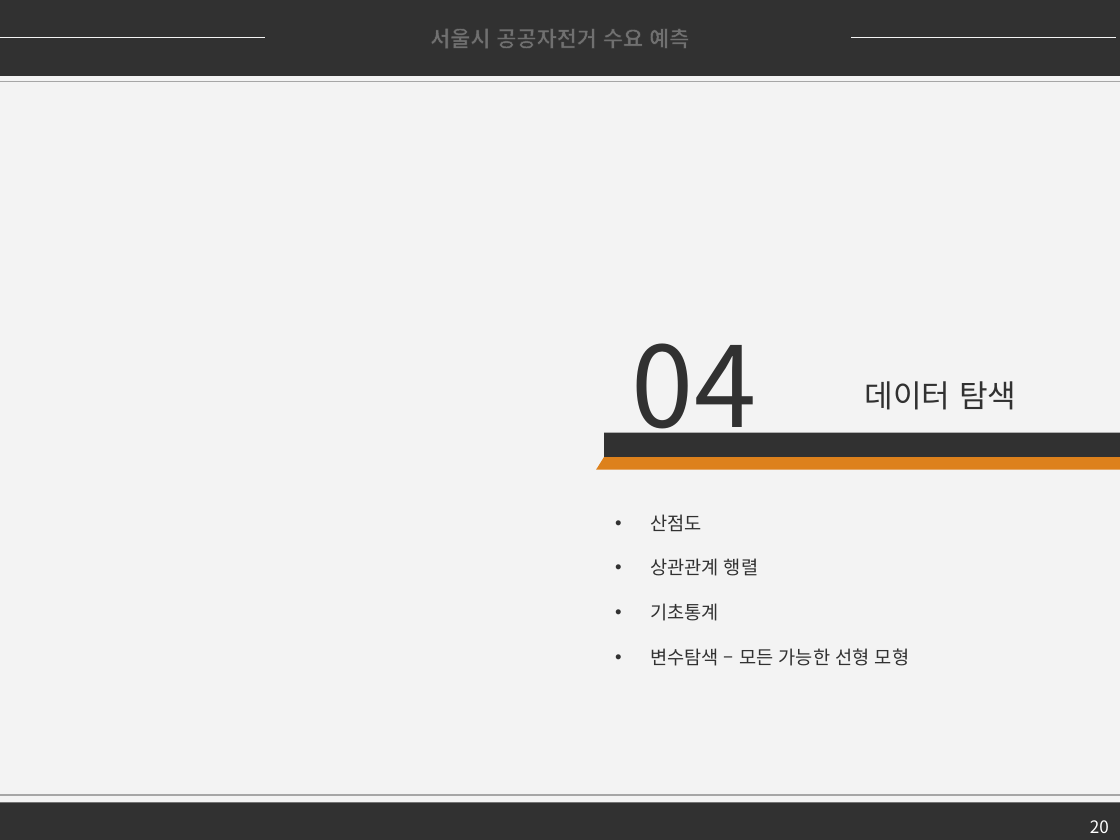
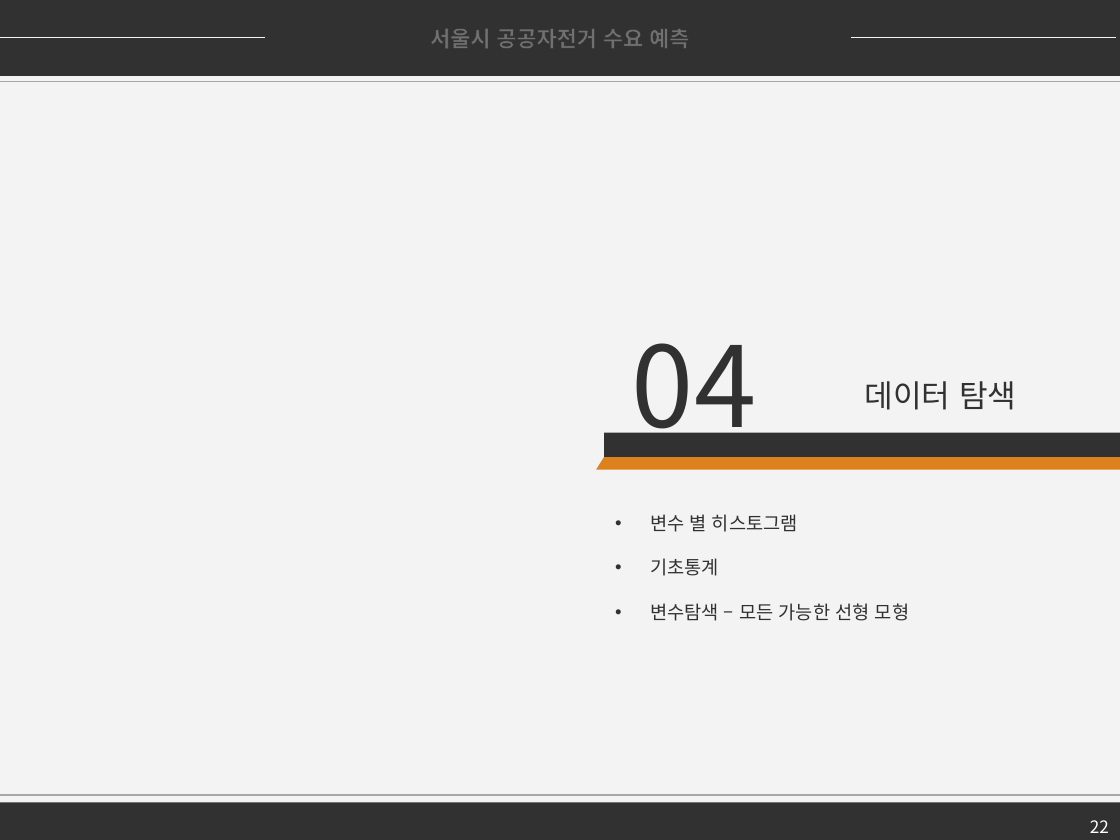
Before and after one commit to firstock/proj_sponge_bicycle, a slide deck: slide 22 of 서울시 공유자전거 수요 예측.pptx (slide 20 before the commit). Drawn at 1120x840 pixels with LibreOffice and Linux fonts; fonts in the diff are those of the drawing. Boxes give left, top, right and bottom in pixels: in the first picture for what was removed or moved away, otherwise in the second. Text is boxed around its words. In the diff, an @@ line names an element or a change of style, - is before the commit and + after.

```diff
--- a/서울시 공유자전거 수요 예측.pptx
+++ b/서울시 공유자전거 수요 예측.pptx
@@ text at (x1=650, y1=514, x2=798, y2=532): text changed @@
-• 산점도
-• 상관관계 행렬
+• 변수 별 히스토그램
@@ page number at (x1=1090, y1=820, x2=1109, y2=833): text changed @@
-20
+22
```
Also in this commit, not shown: 10 other slides changed, 2 slides added.
